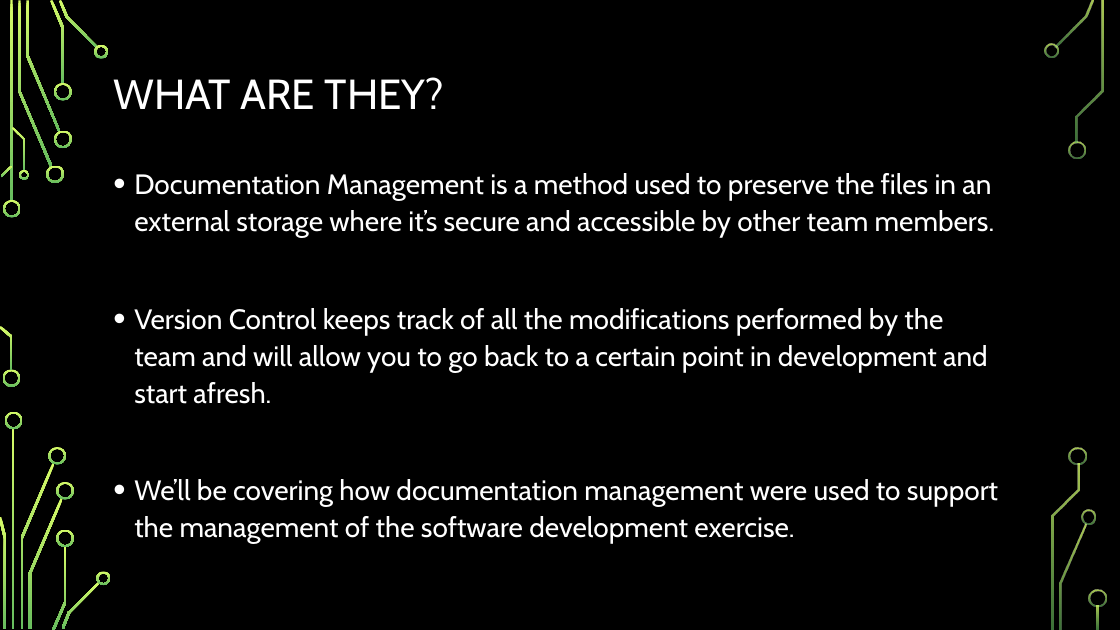
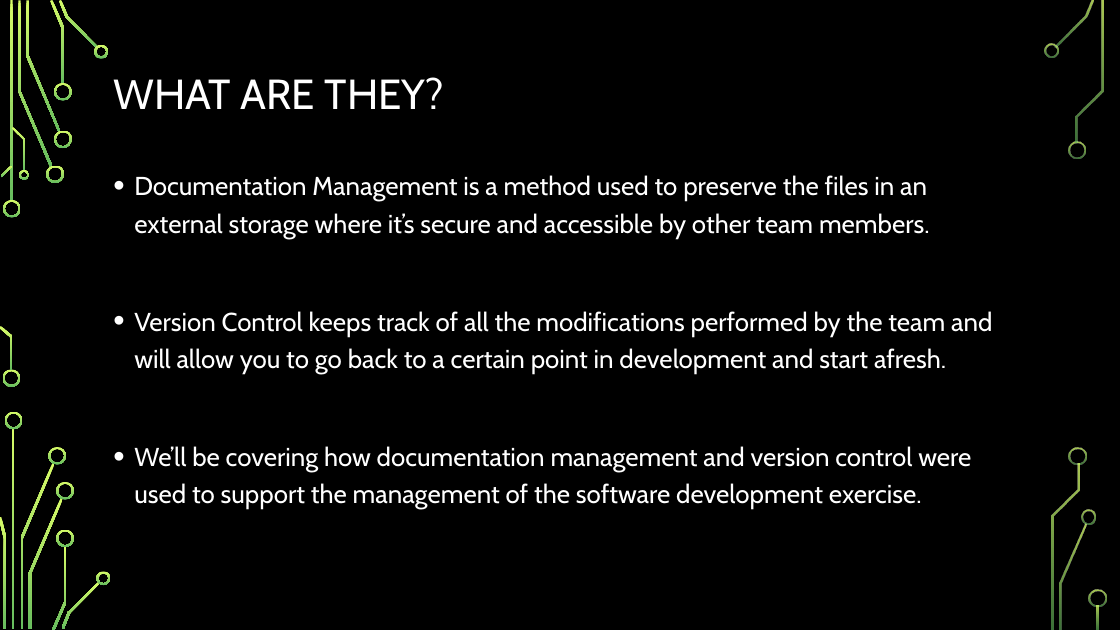
Before and after one commit to CodeBreaker707/Software-Systems-Development, a slide deck: slide 2 of Topic 9 - AE1.pptx. Drawn at 1120x630 pixels with LibreOffice and Linux fonts; fonts in the diff are those of the drawing; background and template pictures are left out. Boxes give left, top, right and bottom in pixels: in the first picture for what was removed or moved away, otherwise in the second. Text is boxed around its words. In the diff, an @@ line names an element or a change of style, - is before the commit and + after.

```diff
--- a/Topic 9 - AE1.pptx
+++ b/Topic 9 - AE1.pptx
@@ text at (134,175,992,373): size 24 to 22.2 pt in "Documentation Management is a method used to ...", "Version Control keeps track of all the ..."; line spacing 1.1 to 1.2 @@
@@ text at (134,446,971,509): text changed; size 24 to 22.2 pt @@
-• We’ll be covering how documentation management were used to support the management of the software development exercise.
+• We’ll be covering how documentation management and version control were used to support the management of the software development exercise.
```
Also in this commit, not shown: 1 other slide changed, 1 other file.
